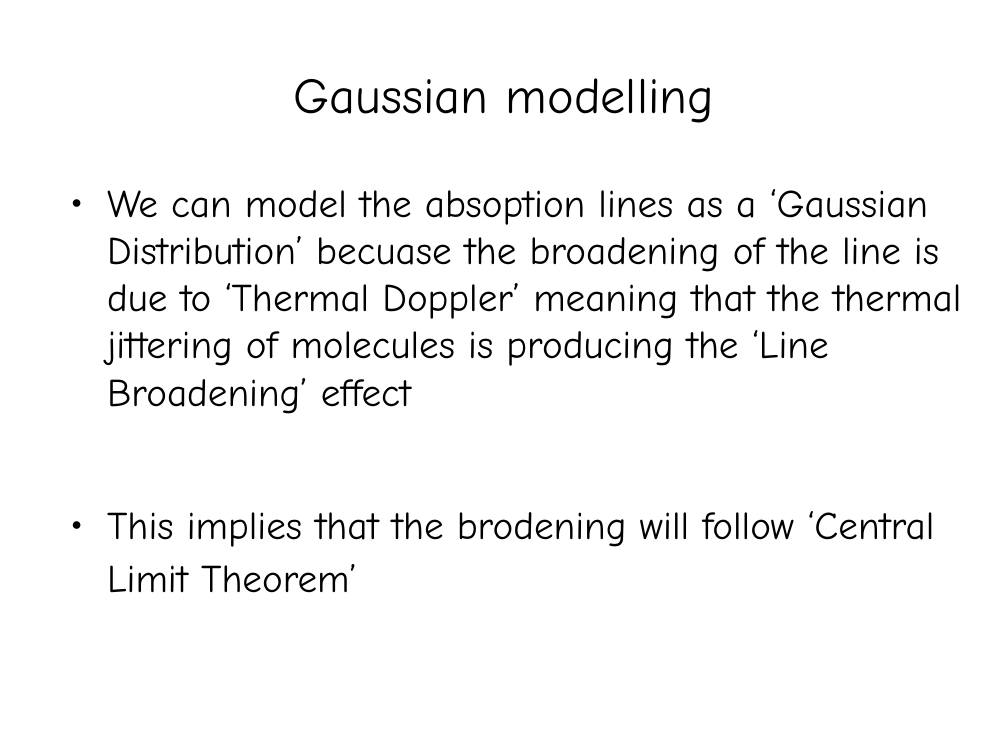
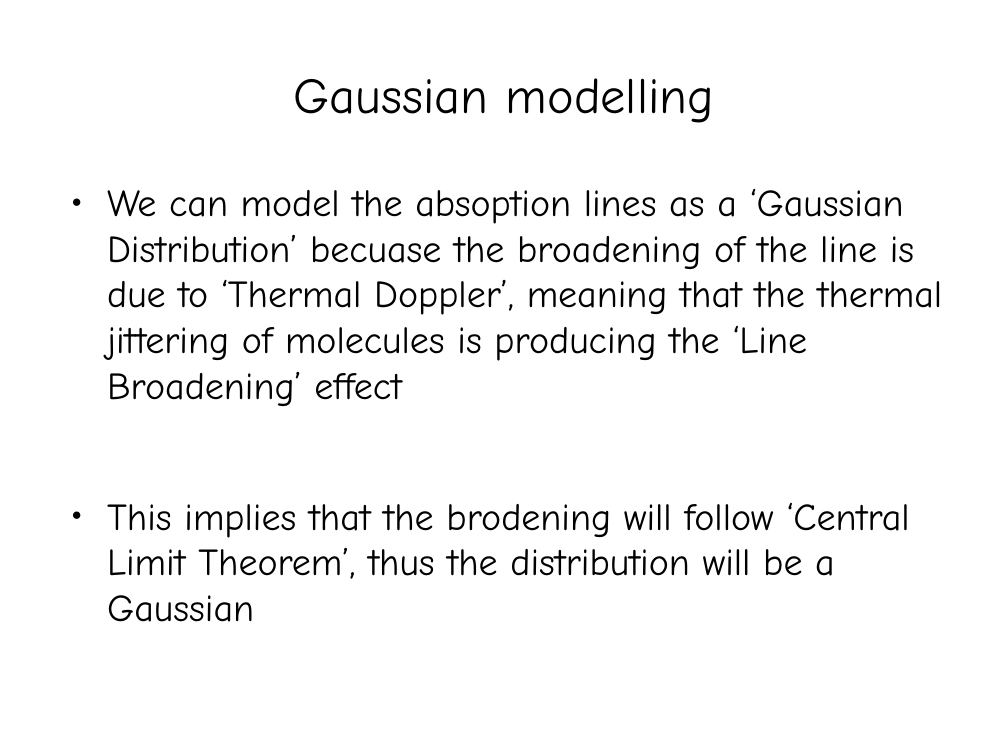
Before and after one commit to vaammpyy/M31-Spectra-Analysis, a slide deck: slide 36 of M31 Report.pptx (slide 35 before the commit). Drawn at 1008x756 pixels with LibreOffice and Linux fonts; fonts in the diff are those of the drawing. Boxes give left, top, right and bottom in pixels: in the first picture for what was removed or moved away, otherwise in the second. Text is boxed around its words. In the diff, an @@ line names an element or a change of style, - is before the commit and + after.

```diff
--- a/M31 Report.pptx
+++ b/M31 Report.pptx
@@ text at (107,189,943,622): text changed; size 28 to 27.2 pt @@
-● We can model the absoption lines as a ‘Gaussian Distribution’ becuase the broadening of the line is due to ‘Thermal Doppler’ meaning that the thermal jittering of molecules is producing the ‘Line Broadening’ effect
-● This implies that the brodening will follow ‘Central Limit Theorem’
+● We can model the absoption lines as a ‘Gaussian Distribution’ becuase the broadening of the line is due to ‘Thermal Doppler’, meaning that the thermal jittering of molecules is producing the ‘Line Broadening’ effect
+● This implies that the brodening will follow ‘Central Limit Theorem’, thus the distribution will be a Gaussian
```
Also in this commit, not shown: 12 other slides changed, 1 slide added.
